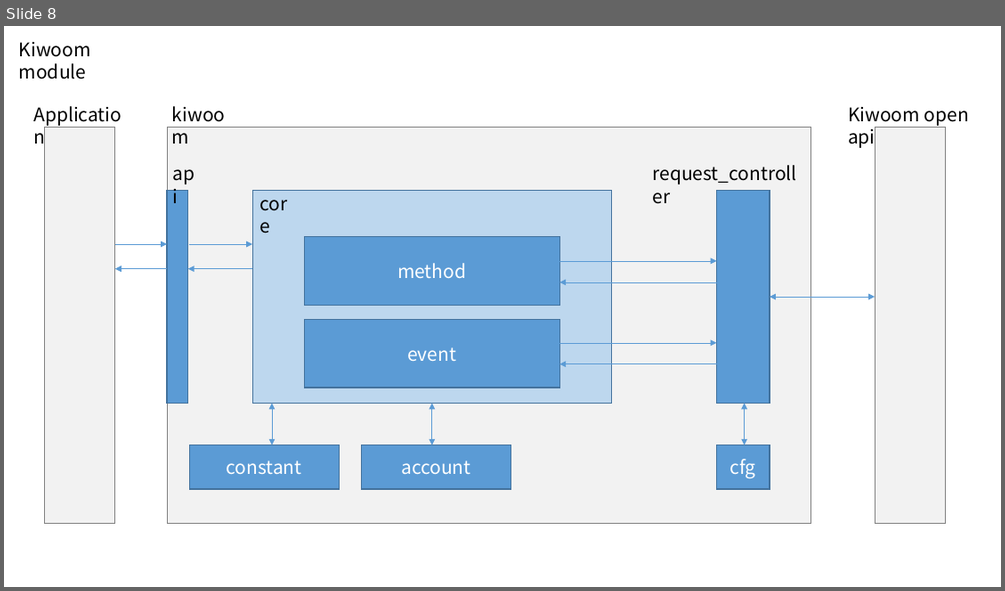
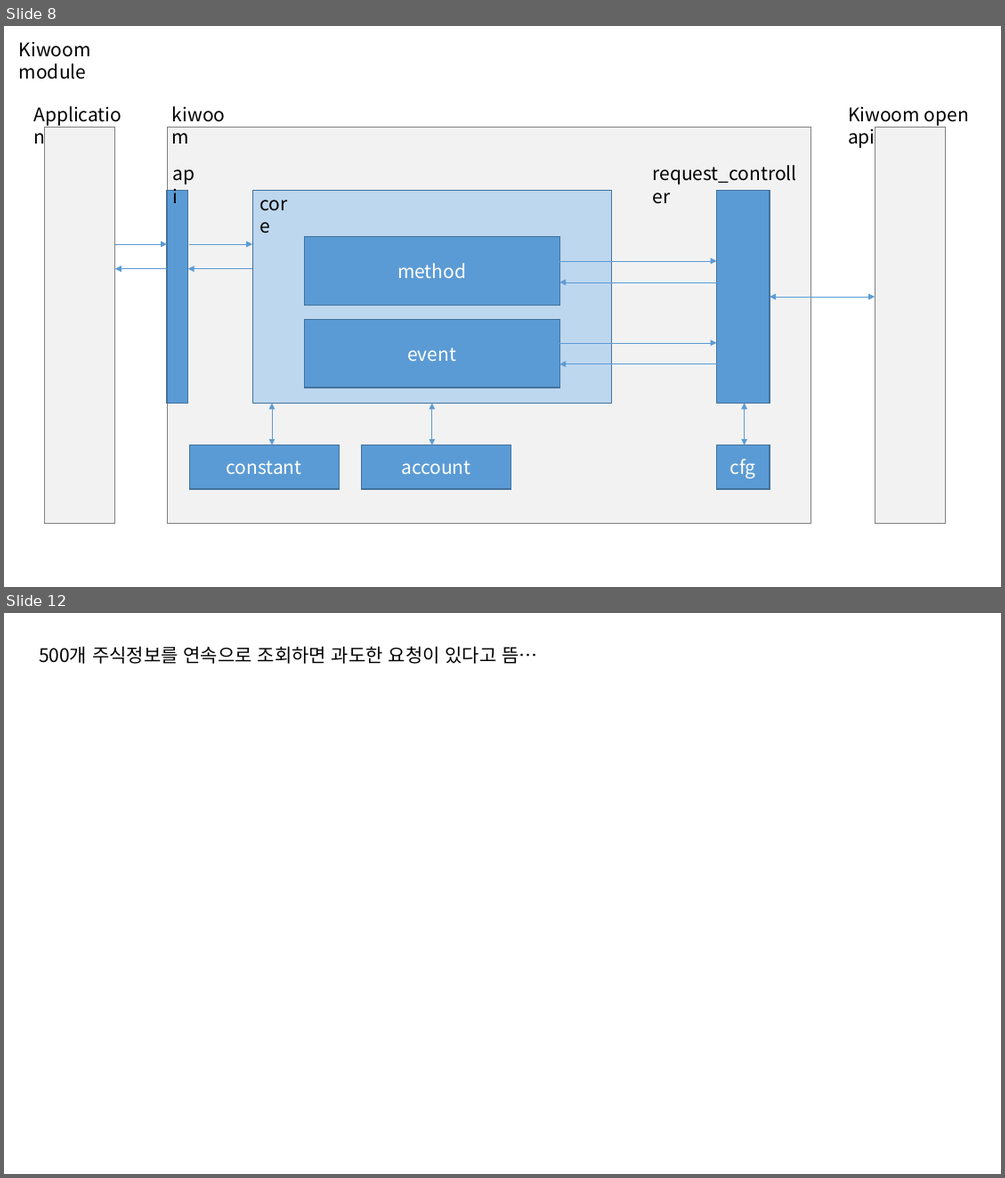
Before and after one commit to happineer/system_trading, a slide deck: doc/TopTrader.pptx. Shown one above the other, each under a label of ours: slide 8 before the commit, slides 8 and 12 after it; the slides between them are not shown. The pictures are 1005x591 and 1005x1178 pixels, drawn with LibreOffice and Linux fonts; fonts in the diff are those of the drawing. Boxes give left, top, right and bottom in pixels: in the first picture for what was removed or moved away, otherwise in the second. Text is boxed around its words. In the diff, an @@ line names an element or a change of style, - is before the commit and + after.

```diff
--- a/doc/TopTrader.pptx
+++ b/doc/TopTrader.pptx
@@ slide 12 added at (x1=4, y1=613, x2=1001, y2=1174), background #FFFFFF @@
@@ text added at (x1=39, y1=646, x2=537, y2=664), 18 pt, text #000000 @@
+500개 주식정보를 연속으로 조회하면 과도한 요청이 있다고 뜸…
```
Also in this commit, not shown: 2 slides changed, 3 other slides added.
